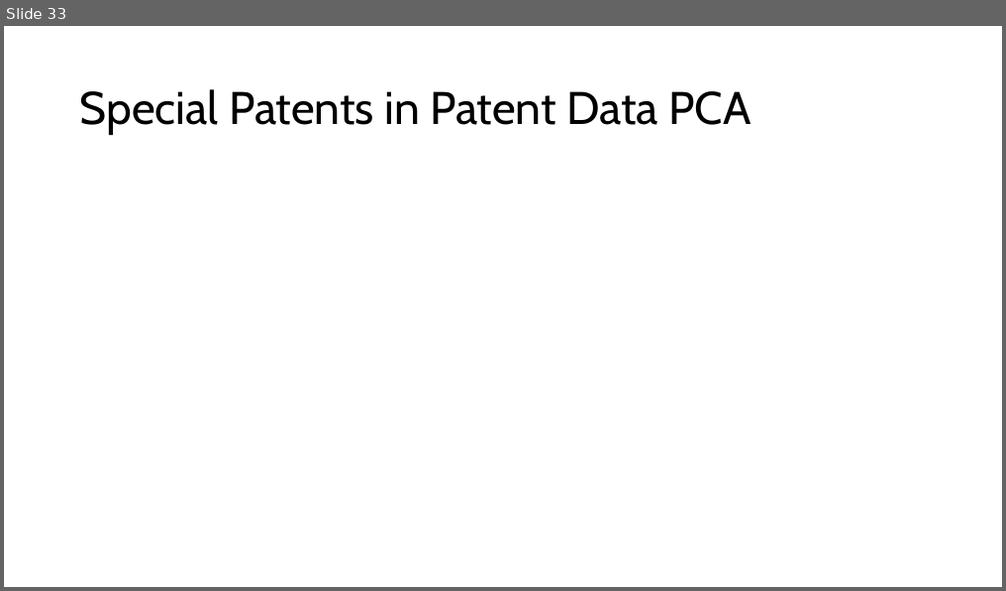
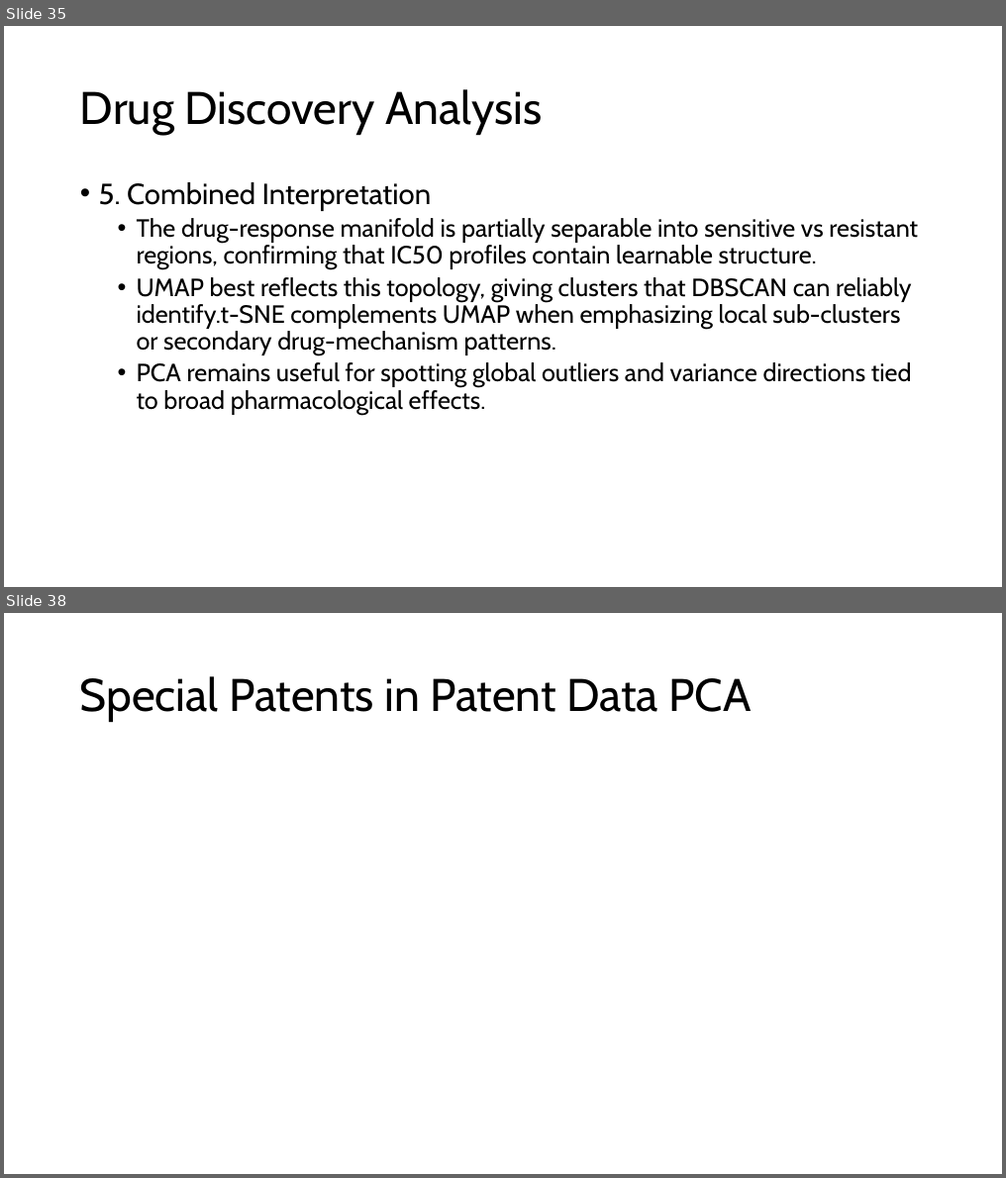
Before and after one commit to Brennan-Chan/Big-Data-Project-1, a slide deck: Deliverables/Big Data Project 1.pptx. Shown one above the other, each under a label of ours: slide 33 before the commit, slides 35 and 38 after it; the slides between them are not shown. The pictures are 1006x591 and 1006x1178 pixels, drawn with LibreOffice and Linux fonts; fonts in the diff are those of the drawing. Boxes give left, top, right and bottom in pixels: in the first picture for what was removed or moved away, otherwise in the second. Text is boxed around its words. In the diff, an @@ line names an element or a change of style, - is before the commit and + after.

```diff
--- a/Deliverables/Big Data Project 1.pptx
+++ b/Deliverables/Big Data Project 1.pptx
@@ slide 35 added at <box>4,26,1002,587</box>, background #FFFFFF @@
@@ title added at <box>80,89,542,135</box>, 44 pt, text #000000 @@
+Drug Discovery Analysis
@@ text added at <box>99,182,918,415</box>, 24 pt, text #000000 @@
+• 5. Combined Interpretation
+  • The drug-response manifold is partially separable into sensitive vs resistant regions, confirming that IC50 profiles contain learnable structure.
+  • UMAP best reflects this topology, giving clusters that DBSCAN can reliably identify.t-SNE complements UMAP when emphasizing local sub-clusters or secondary drug-mechanism patterns.
+  • PCA remains useful for spotting global outliers and variance directions tied to broad pharmacological effects.
@@ what was slide 33 is now slide 38 @@
```
Also in this commit, not shown: 2 slides changed, 14 other slides added, 10 slides removed, 3 other files.
